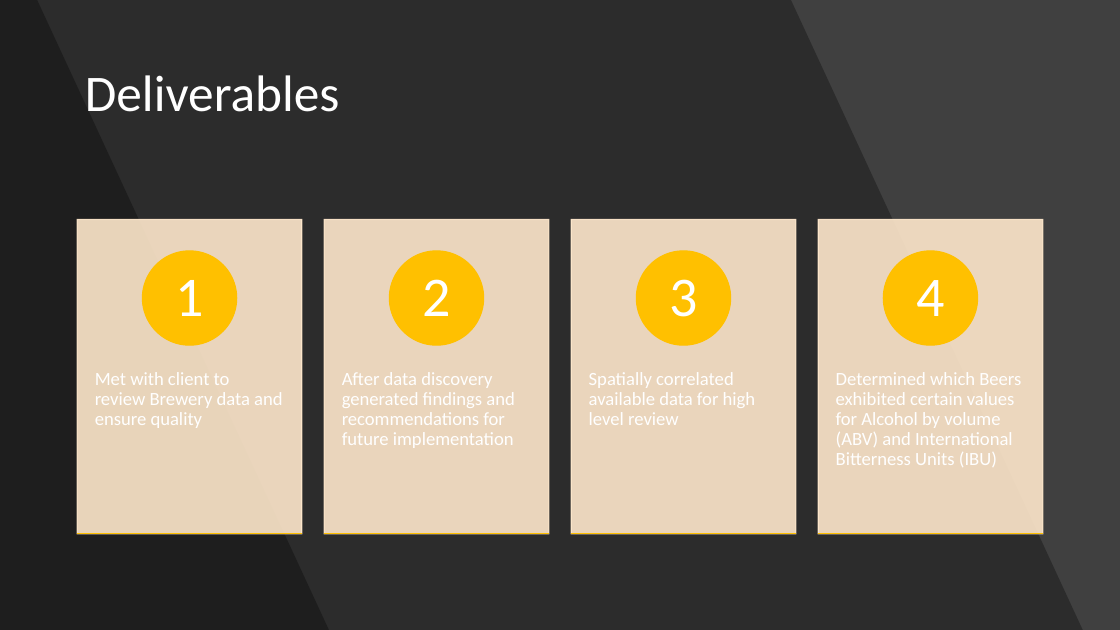
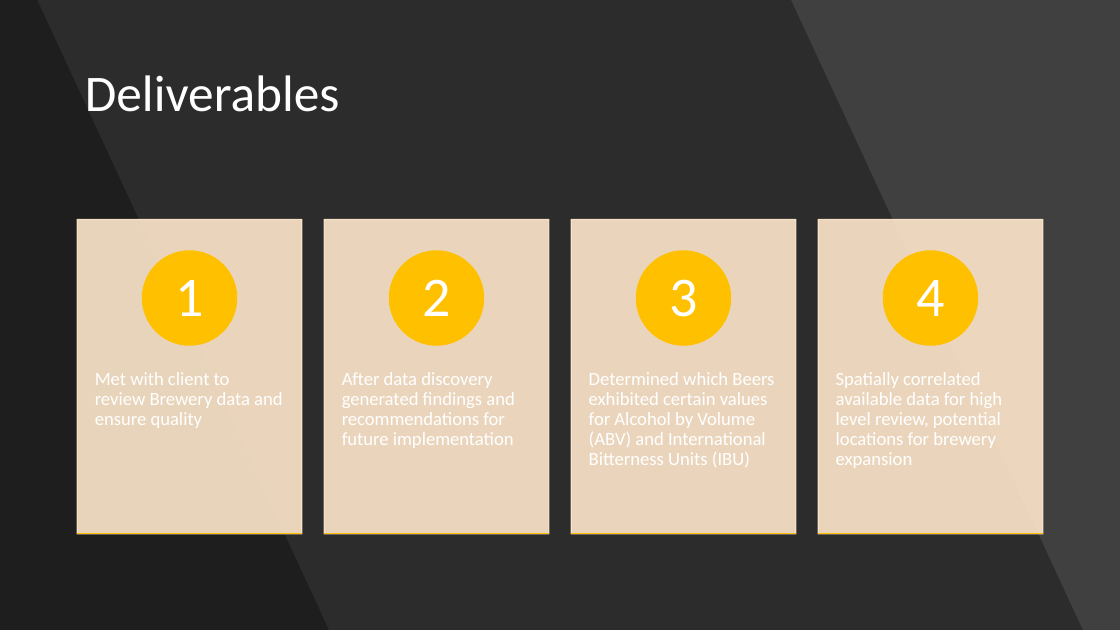
Before and after one commit to MannyTX08/DoingDDS, a slide deck: slide 2 of Case_Study_MER/CaseStudy1 Class Presentation.pptx. Drawn at 1120x630 pixels with LibreOffice and Linux fonts; fonts in the diff are those of the drawing. Boxes give left, top, right and bottom in pixels: in the first picture for what was removed or moved away, otherwise in the second. Text is boxed around its words. In the diff, an @@ line names an element or a change of style, - is before the commit and + after.

```diff
--- a/Case_Study_MER/CaseStudy1 Class Presentation.pptx
+++ b/Case_Study_MER/CaseStudy1 Class Presentation.pptx
@@ text at (x1=589, y1=372, x2=774, y2=467): text changed @@
-Determined which Beers exhibited certain values for Alcohol by volume (ABV) and International Bitterness Units (IBU)
+Determined which Beers exhibited certain values for Alcohol by Volume (ABV) and International Bitterness Units (IBU)
@@ text at (x1=836, y1=372, x2=1003, y2=468): text changed @@
-Spatially correlated available data for high level review
+Spatially correlated available data for high level review, potential locations for brewery expansion
```
Also in this commit, not shown: 1 other slide changed, 16 other files.
